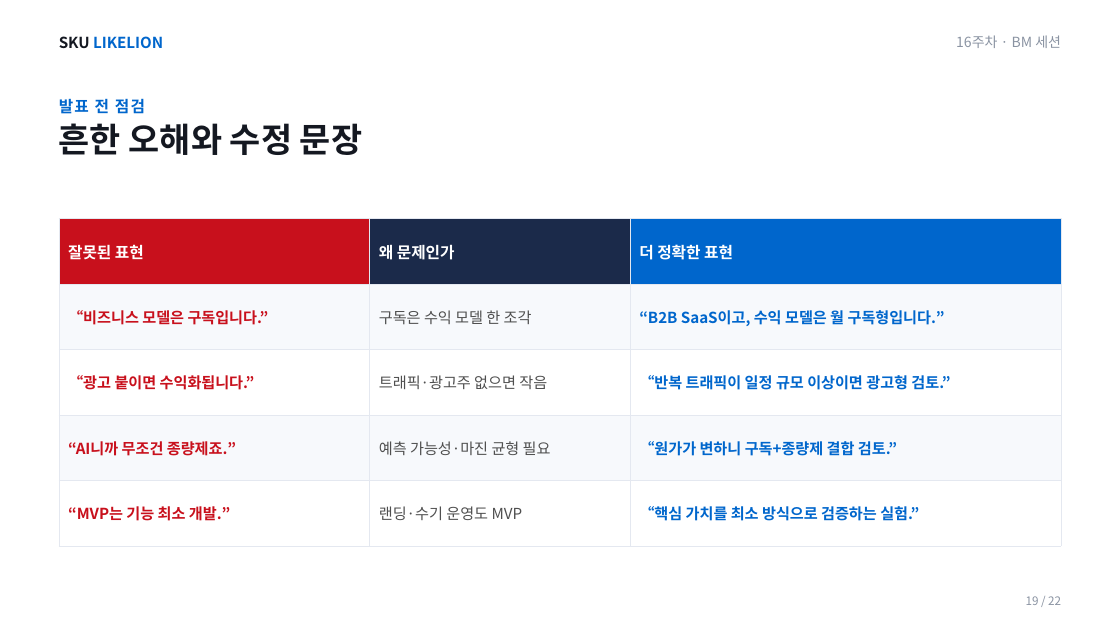
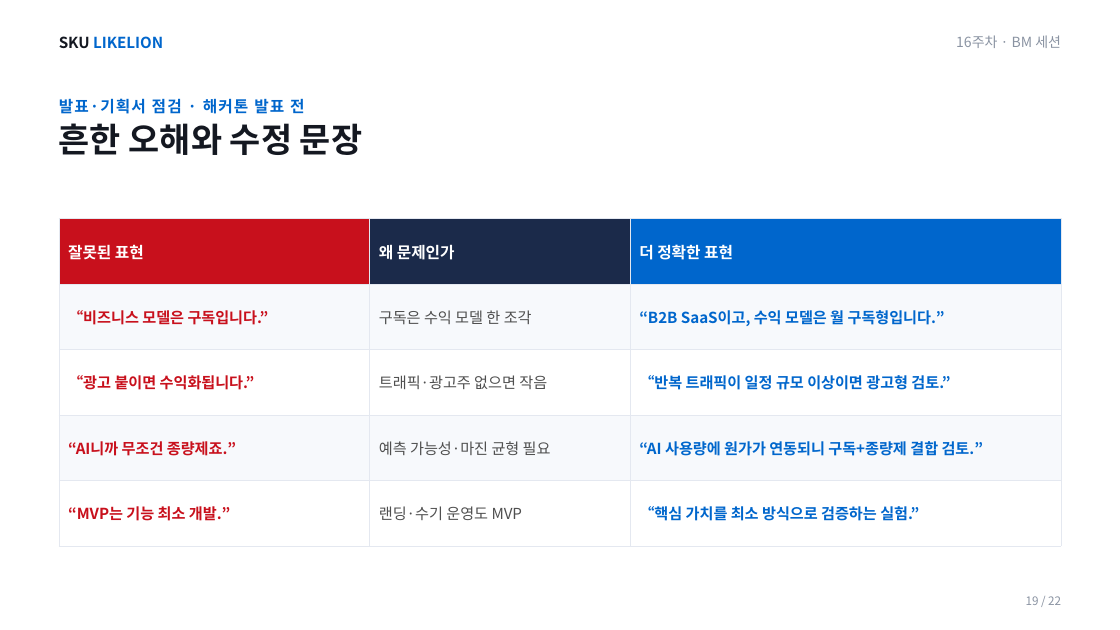
Before and after one commit to SKUnohtaekyung/BM, a slide deck: slide 19 of 슬라이드/BM_16주차_강의덱.pptx. Drawn at 1120x630 pixels with LibreOffice and Linux fonts; fonts in the diff are those of the drawing. Boxes give left, top, right and bottom in pixels: in the first picture for what was removed or moved away, otherwise in the second. Text is boxed around its words. In the diff, an @@ line names an element or a change of style, - is before the commit and + after.

```diff
--- a/슬라이드/BM_16주차_강의덱.pptx
+++ b/슬라이드/BM_16주차_강의덱.pptx
@@ text at [59, 98, 304, 114]: text changed @@
-발표 전 점검
+발표·기획서 점검 · 해커톤 발표 전
@@ table at [59, 218, 1061, 525] @@
-row 4, column 3: “원가가 변하니 구독+종량제 결합 검토.”
+row 4, column 3: “AI 사용량에 원가가 연동되니 구독+종량제 결합 검토.”
```
Also in this commit, not shown: 14 other slides changed, 1 other file.
